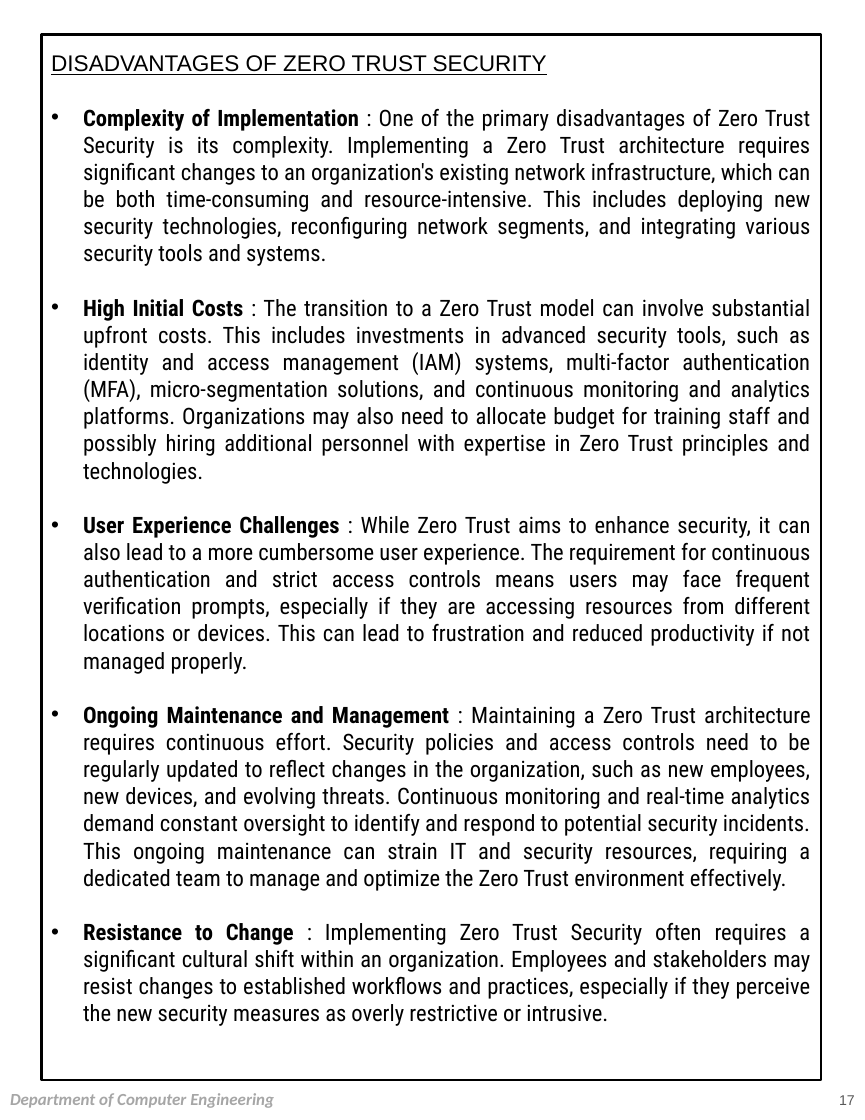
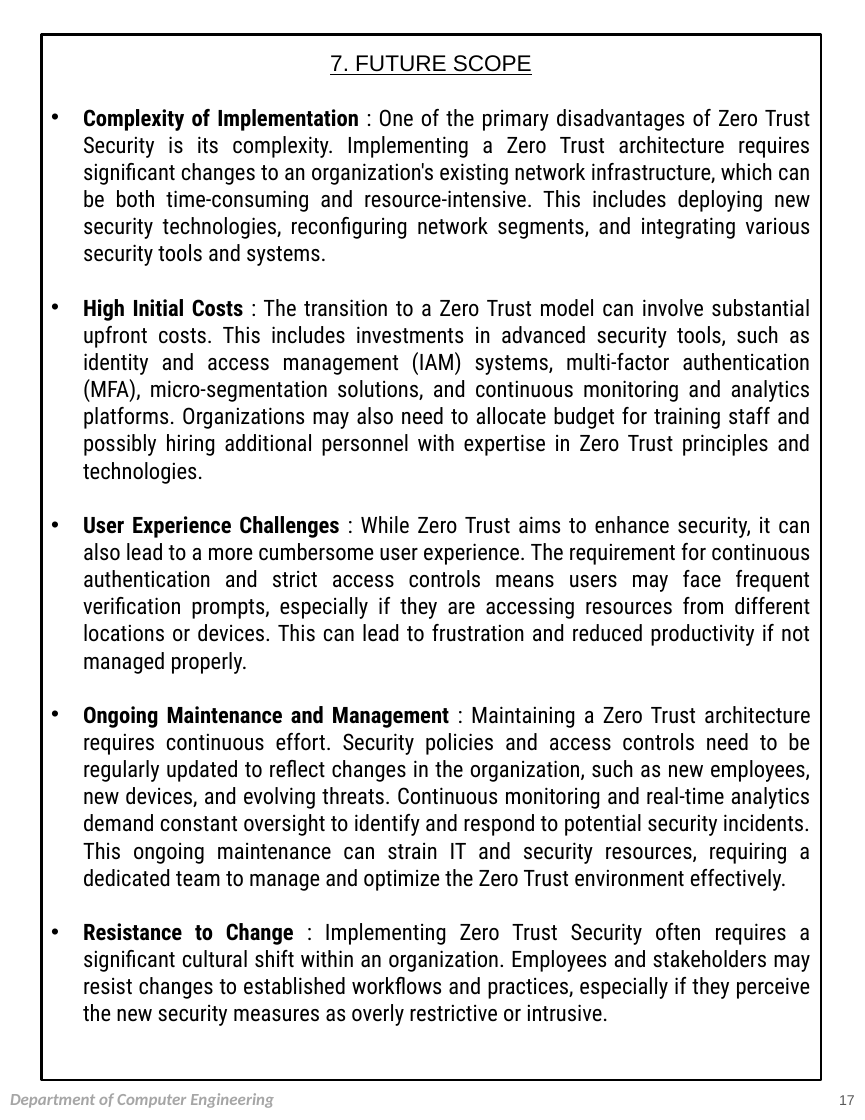
Before and after one commit to Silo5k3u8t4/semi, a slide deck: slide 17 of NEW.pptx. Drawn at 865x1120 pixels with LibreOffice and Linux fonts; fonts in the diff are those of the drawing. Boxes give left, top, right and bottom in pixels: in the first picture for what was removed or moved away, otherwise in the second. Text is boxed around its words. In the diff, an @@ line names an element or a change of style, - is before the commit and + after.

```diff
--- a/NEW.pptx
+++ b/NEW.pptx
@@ text at bbox=[330, 55, 532, 75]: text changed @@
-DISADVANTAGES OF ZERO TRUST SECURITY
+7. FUTURE SCOPE
```
Also in this commit, not shown: 7 other slides changed, 1 slide added.
